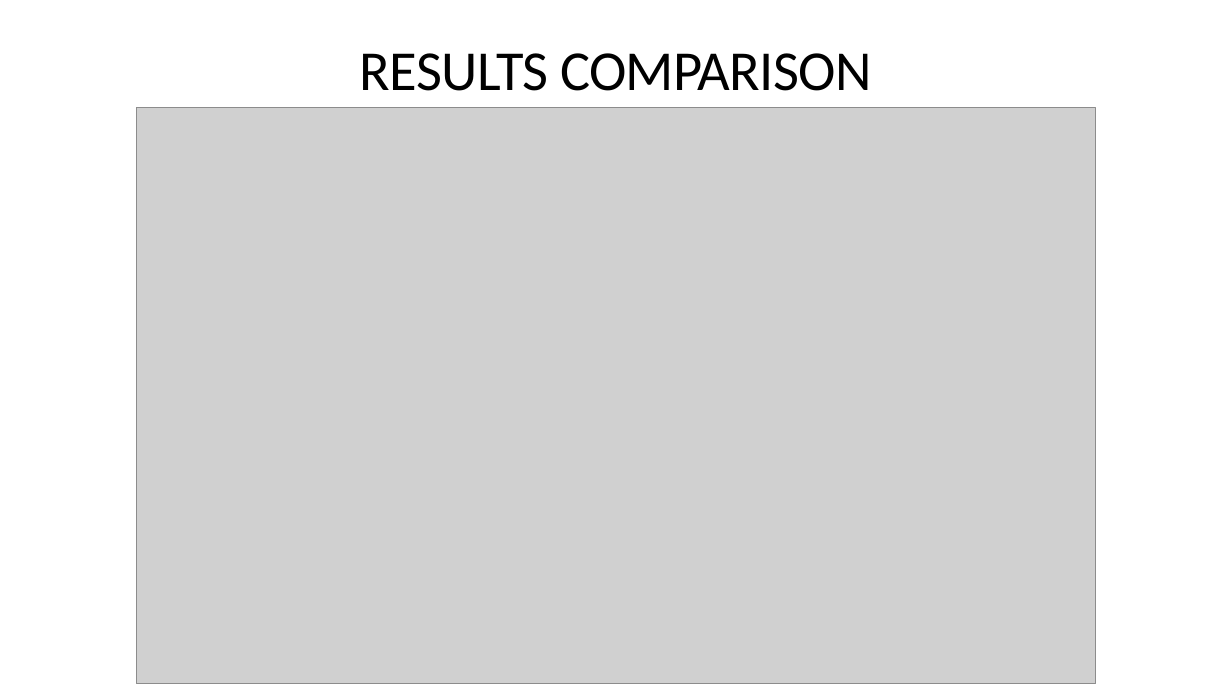
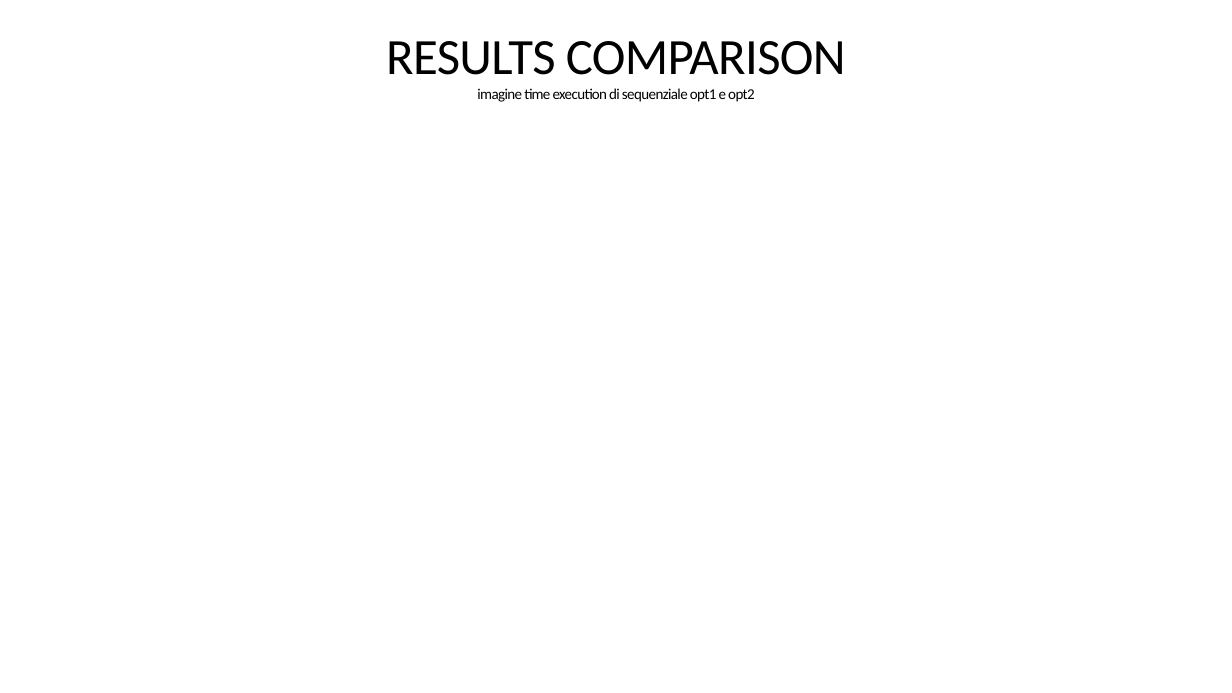
Before and after one commit to salor02/assignment-HPC, a slide deck: slide 5 of assignment-2/ATAX Problem Optimization.pptx. Drawn at 1232x693 pixels with LibreOffice and Linux fonts; fonts in the diff are those of the drawing; grey boxes stand for pictures. Boxes give left, top, right and bottom in pixels: in the first picture for what was removed or moved away, otherwise in the second. Text is boxed around its words. In the diff, an @@ line names an element or a change of style, - is before the commit and + after.

```diff
--- a/assignment-2/ATAX Problem Optimization.pptx
+++ b/assignment-2/ATAX Problem Optimization.pptx
@@ title at box(386, 41, 846, 102): text changed; size 44 to 11.7 pt @@
-RESULTS COMPARISON
+RESULTS COMPARISON
+imagine time execution di sequenziale opt1 e opt2
@@ picture removed at box(136, 108, 1096, 684) @@
```
Also in this commit, not shown: 5 other slides changed, 3 slides added, 4 slides removed.
